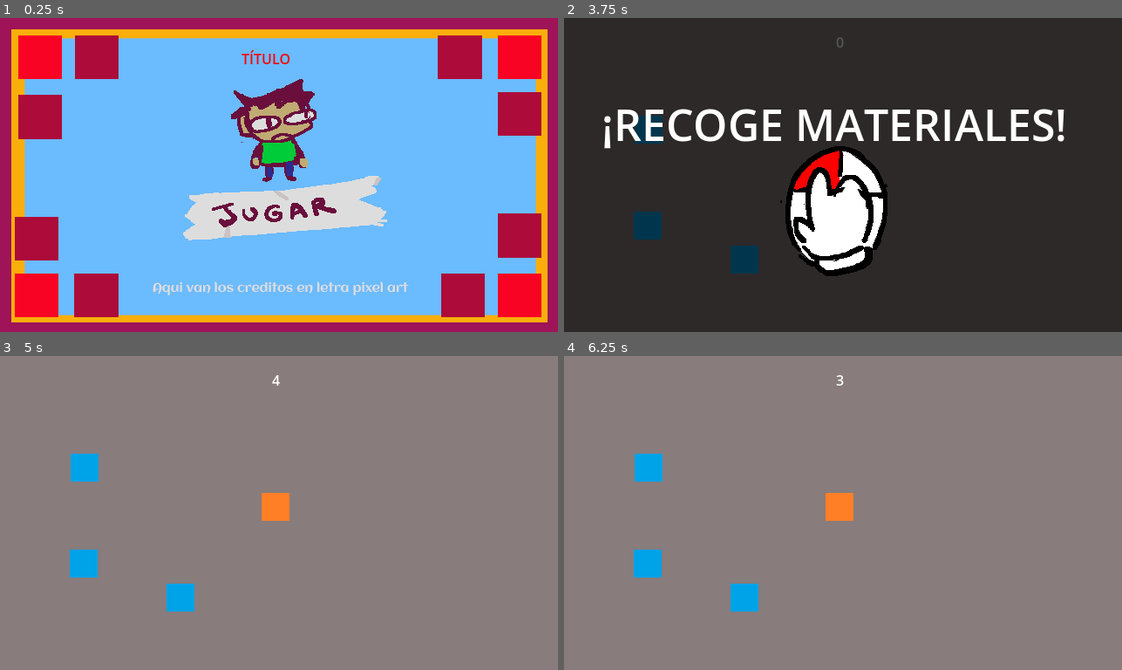
Above: before the commit, frames 1-4 (two rows, left to right).
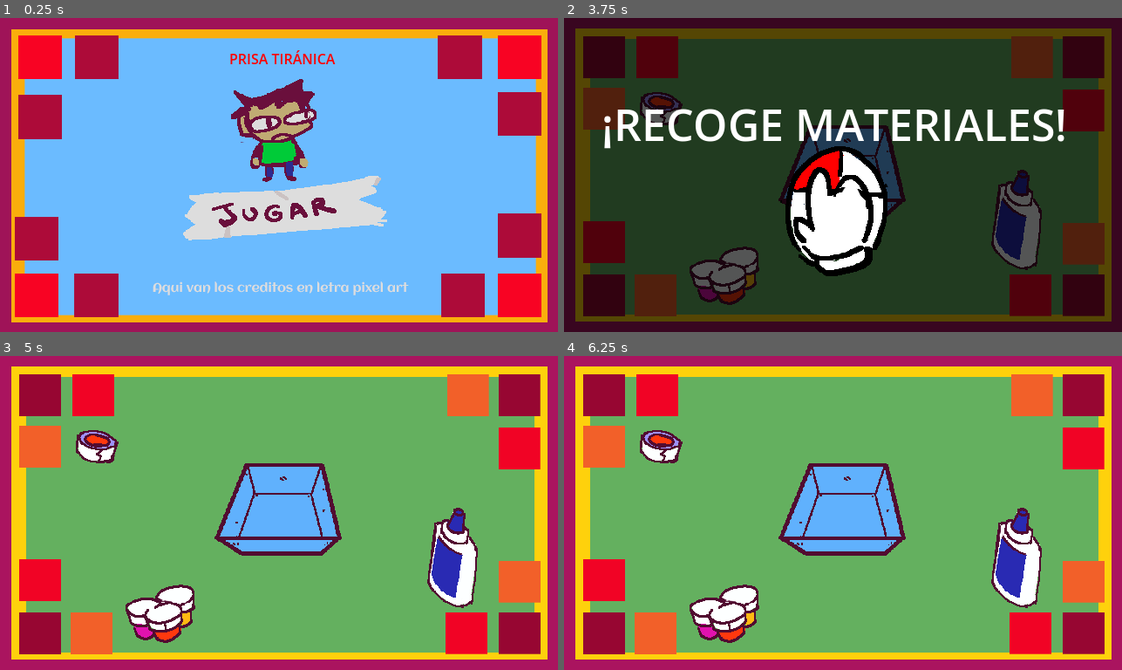
Above: after the commit, the same moments.

Repository: EricElMagenta/gamejammask2026
Game: Godot game, scene res://startmenu/startmenu.tscn
Two runs of this game, one before a commit and one after it. Both use one fixed random seed, a clock stepped at 60 frames per second and the inputs below.
Inputs (mouse positions are in pixels of both pictures, inside the frame that each line leads up to):
- Up to frame 1 (0.25 s): no input
- Up to frame 2 (3.75 s): click (848, 209) at 0.5 s; click (848, 209) at 1.25 s; click (820, 269) at 2 s; tap Enter (ui_accept) at 2.75, 3.02, 3.5 s; move the mouse to (965, 159) at 2.77 s; tap Space (presionar_tecla) at 2.85, 3.6 s; move the mouse to (731, 190) at 3.52 s
- Up to frame 3 (5 s): tap Enter (ui_accept) at 3.77 s; move the mouse to (334, 443) at 4.27 s; tap Space (presionar_tecla) at 4.35 s
- Up to frame 4 (6.25 s): tap Enter (ui_accept) at 5, 5.27, 6.02 s; move the mouse to (815, 575) at 5.02 s; tap Space (presionar_tecla) at 5.1, 5.85 s; move the mouse to (1010, 560) at 5.77 s

The runs differ from the first frame. In frame 1, 0.4% of the frame differs, in the area x 41-61%, y 10-15%; in frame 2, 37%; in frame 3, 100%, in the area x 0-100%, y 0-100%; in frame 4, 100%.

Commit message:
Agregados sprites y música

Diff:
--- a/assets/Scenes/level_1.gd
+++ b/assets/Scenes/level_1.gd
@@ -13,6 +13,8 @@
 
 func _ready():
 	time.text = str(timer.wait_time)
+	AudioManager.stop_music()
+	AudioManager.play_game_music()
 
 
 func _process(_delta):
@@ -26,7 +28,9 @@
 	if bolsa.score == SCORE_REQUIRED:
 		GameManager.total_score += 1
 		result_label.text = "ÉXITO"
+
 	else: result_label.text = "¡PERDEDOR!"
+
 	await get_tree().create_timer(1).timeout
 	get_tree().change_scene_to_packed(next_scene)
 
--- a/assets/Scenes/level_1.tscn
+++ b/assets/Scenes/level_1.tscn
@@ -1,18 +1,54 @@
-[gd_scene load_steps=13 format=3 uid="uid://c4568ccqddg6a"]
-
-[ext_resource type="Texture2D" uid="uid://hgxgi17npwe4" path="res://assets/Sprites/Bolsa.png" id="1_ggigl"]
+[gd_scene load_steps=18 format=3 uid="uid://c4568ccqddg6a"]
+
 [ext_resource type="Script" path="res://assets/Scenes/level_1.gd" id="1_kla56"]
-[ext_resource type="Texture2D" uid="uid://hqssot2vps20" path="res://assets/Sprites/Item.png" id="2_np4kn"]
 [ext_resource type="PackedScene" uid="uid://ddradf205mbgq" path="res://level_2/level_2.tscn" id="2_ocdra"]
 [ext_resource type="Script" path="res://assets/Scripts/item.gd" id="2_rkbga"]
 [ext_resource type="Script" path="res://assets/Scenes/bolsa.gd" id="2_vhles"]
+[ext_resource type="Texture2D" uid="uid://dtj58qrpi8g4q" path="res://assets/Fondo_Juego1.png" id="3_xfunq"]
+[ext_resource type="Texture2D" uid="uid://b651hg5ut27gs" path="res://assets/Caja.png" id="5_77tbx"]
+[ext_resource type="Texture2D" uid="uid://ceu7oaaop4f60" path="res://assets/Pegamento.png" id="7_4abme"]
 [ext_resource type="Texture2D" uid="uid://b3bbkppesg65l" path="res://assets/clickderecho.png" id="7_pbvbb"]
+[ext_resource type="Texture2D" uid="uid://d2dt30fy8tvv8" path="res://assets/scotch.png" id="8_swnxl"]
+[ext_resource type="Texture2D" uid="uid://b3ebl3f2daanw" path="res://assets/acrilicos.png" id="9_6s2bk"]
 
 [sub_resource type="RectangleShape2D" id="RectangleShape2D_4e7u4"]
-size = Vector2(32, 32)
+size = Vector2(128, 104)
+
+[sub_resource type="RectangleShape2D" id="RectangleShape2D_e5upe"]
+size = Vector2(56, 112)
+
+[sub_resource type="RectangleShape2D" id="RectangleShape2D_0us1i"]
+size = Vector2(40, 40)
 
 [sub_resource type="RectangleShape2D" id="RectangleShape2D_evs8o"]
-size = Vector2(32, 32)
+size = Vector2(80, 80)
+
+[sub_resource type="Animation" id="Animation_65ohk"]
+length = 0.001
+tracks/0/type = "value"
+tracks/0/imported = false
+tracks/0/enabled = true
+tracks/0/path = NodePath(".:modulate")
+tracks/0/interp = 1
+tracks/0/loop_wrap = true
+tracks/0/keys = {
+"times": PackedFloat32Array(0),
+"transitions": PackedFloat32Array(1),
+"update": 0,
+"values": [Color(0, 0, 0, 1)]
+}
+tracks/1/type = "value"
+tracks/1/imported = false
+tracks/1/enabled = true
+tracks/1/path = NodePath("CanvasLayer:visible")
+tracks/1/interp = 1
+tracks/1/loop_wrap = true
+tracks/1/keys = {
+"times": PackedFloat32Array(0),
+"transitions": PackedFloat32Array(1),
+"update": 1,
+"values": [true]
+}
 
 [sub_resource type="Animation" id="Animation_od4eo"]
 resource_name = "transition"
@@ -42,33 +78,6 @@
 "values": [true, false]
 }
 
-[sub_resource type="Animation" id="Animation_65ohk"]
-length = 0.001
-tracks/0/type = "value"
-tracks/0/imported = false
-tracks/0/enabled = true
-tracks/0/path = NodePath(".:modulate")
-tracks/0/interp = 1
-tracks/0/loop_wrap = true
-tracks/0/keys = {
-"times": PackedFloat32Array(0),
-"transitions": PackedFloat32Array(1),
-"update": 0,
-"values": [Color(0, 0, 0, 1)]
-}
-tracks/1/type = "value"
-tracks/1/imported = false
-tracks/1/enabled = true
-tracks/1/path = NodePath("CanvasLayer:visible")
-tracks/1/interp = 1
-tracks/1/loop_wrap = true
-tracks/1/keys = {
-"times": PackedFloat32Array(0),
-"transitions": PackedFloat32Array(1),
-"update": 1,
-"values": [true]
-}
-
 [sub_resource type="AnimationLibrary" id="AnimationLibrary_kdkxv"]
 _data = {
 "RESET": SubResource("Animation_65ohk"),
@@ -80,16 +89,19 @@
 script = ExtResource("1_kla56")
 next_scene = ExtResource("2_ocdra")
 
-[node name="ColorRect" type="ColorRect" parent="."]
-offset_right = 646.0
-offset_bottom = 369.0
-color = Color(0.533333, 0.486275, 0.486275, 1)
+[node name="FondoJuego1" type="Sprite2D" parent="."]
+position = Vector2(320, 180)
+texture = ExtResource("3_xfunq")
+metadata/_edit_lock_ = true
+
+[node name="BG" type="Sprite2D" parent="."]
 
 [node name="Timer" type="Timer" parent="."]
 wait_time = 5.0
 one_shot = true
 
 [node name="ResultLabel" type="Label" parent="."]
+visible = false
 offset_left = 296.0
 offset_top = 66.0
 offset_right = 336.0
@@ -98,6 +110,7 @@
 
 [node name="Time" type="Label" parent="."]
 unique_name_in_owner = true
+visible = false
 offset_left = 312.0
 offset_top = 16.0
 offset_right = 352.0
@@ -113,21 +126,25 @@
 script = ExtResource("2_vhles")
 
 [node name="Sprite2D" type="Sprite2D" parent="Bolsa"]
-texture = ExtResource("1_ggigl")
+position = Vector2(4, 3)
+scale = Vector2(0.596447, 0.596447)
+texture = ExtResource("5_77tbx")
 
 [node name="CollisionShape2D" type="CollisionShape2D" parent="Bolsa"]
+position = Vector2(4, -1)
 shape = SubResource("RectangleShape2D_4e7u4")
 
 [node name="Item" type="Area2D" parent="."]
-position = Vector2(97, 128)
+position = Vector2(520, 232)
 script = ExtResource("2_rkbga")
 metadata/_edit_group_ = true
 
 [node name="Sprite2D" type="Sprite2D" parent="Item"]
-texture = ExtResource("2_np4kn")
+texture = ExtResource("7_4abme")
 
 [node name="CollisionShape2D" type="CollisionShape2D" parent="Item"]
-shape = SubResource("RectangleShape2D_evs8o")
+position = Vector2(3, 0)
+shape = SubResource("RectangleShape2D_e5upe")
 
 [node name="Button" type="Button" parent="Item"]
 modulate = Color(1, 1, 1, 0)
@@ -137,15 +154,16 @@
 offset_bottom = 17.0
 
 [node name="Item2" type="Area2D" parent="."]
-position = Vector2(96, 238)
+position = Vector2(112, 104)
 script = ExtResource("2_rkbga")
 metadata/_edit_group_ = true
 
 [node name="Sprite2D" type="Sprite2D" parent="Item2"]
-texture = ExtResource("2_np4kn")
+texture = ExtResource("8_swnxl")
 
 [node name="CollisionShape2D" type="CollisionShape2D" parent="Item2"]
-shape = SubResource("RectangleShape2D_evs8o")
+scale = Vector2(1, 1)
+shape = SubResource("RectangleShape2D_0us1i")
 
 [node name="Button" type="Button" parent="Item2"]
 modulate = Color(1, 1, 1, 0)
@@ -155,12 +173,12 @@
 offset_bottom = 17.0
 
 [node name="Item3" type="Area2D" parent="."]
-position = Vector2(207, 277)
+position = Vector2(184, 296)
 script = ExtResource("2_rkbga")
 metadata/_edit_group_ = true
 
 [node name="Sprite2D" type="Sprite2D" parent="Item3"]
-texture = ExtResource("2_np4kn")
+texture = ExtResource("9_6s2bk")
 
 [node name="CollisionShape2D" type="CollisionShape2D" parent="Item3"]
 shape = SubResource("RectangleShape2D_evs8o")
--- /dev/null
+++ b/audio_manager.gd
@@ -0,0 +1,33 @@
+extends Node
+
+@onready var music = $Music
+var current_music : String
+var music_index = 0
+
+func change_song(new_music:String):
+
+    if current_music != new_music:
+        current_music = new_music
+        music.stream = load("res://audio/" + new_music + ".ogg")
+        music.play()
+    else:
+        return
+
+
+func play_music():
+    $Music.play()
+
+func play_game_music():
+    $GameMusic.play()
+
+func stop_music():
+    $Music.stop()
+
+func stop_game_music():
+    $GameMusic.stop()
+
+func play_victory():
+    $Victory.play()
+
+func play_defeat():
+    $Defeat.play()
--- /dev/null
+++ b/audio_manager.tscn
@@ -0,0 +1,27 @@
+[gd_scene load_steps=6 format=3 uid="uid://dg1f4vucwlm5g"]
+
+[ext_resource type="Script" path="res://audio_manager.gd" id="1_iiwig"]
+[ext_resource type="AudioStream" uid="uid://bvy6lrhfxbx5n" path="res://audio/GGJ 2026_loose_test_1.ogg" id="2_lk0i2"]
+[ext_resource type="AudioStream" uid="uid://7b7fqu12h2t" path="res://audio/GGJ 2026_victory_test_1.ogg" id="3_mbnuf"]
+[ext_resource type="AudioStream" uid="uid://bfr8sb5npvb6g" path="res://audio/main_theme.ogg" id="4_5b3je"]
+[ext_resource type="AudioStream" uid="uid://duka2l323hkk6" path="res://audio/mini_games.ogg" id="5_jd3ly"]
+
+[node name="AudioManager" type="Node"]
+script = ExtResource("1_iiwig")
+
+[node name="Defeat" type="AudioStreamPlayer" parent="."]
+stream = ExtResource("2_lk0i2")
+bus = &"SFX"
+
+[node name="Victory" type="AudioStreamPlayer" parent="."]
+stream = ExtResource("3_mbnuf")
+bus = &"SFX"
+
+[node name="Music" type="AudioStreamPlayer" parent="."]
+stream = ExtResource("4_5b3je")
+volume_db = -5.0
+bus = &"Music"
+
+[node name="GameMusic" type="AudioStreamPlayer" parent="."]
+stream = ExtResource("5_jd3ly")
+volume_db = -5.0
--- /dev/null
+++ b/default_bus_layout.tres
@@ -0,0 +1,15 @@
+[gd_resource type="AudioBusLayout" format=3 uid="uid://boagb8r4a4l5r"]
+
+[resource]
+bus/1/name = &"Music"
+bus/1/solo = false
+bus/1/mute = false
+bus/1/bypass_fx = false
+bus/1/volume_db = 0.0
+bus/1/send = &"Master"
+bus/2/name = &"SFX"
+bus/2/solo = false
+bus/2/mute = false
+bus/2/bypass_fx = false
+bus/2/volume_db = 0.0
+bus/2/send = &"Master"
--- a/ending/end.gd
+++ b/ending/end.gd
@@ -5,8 +5,15 @@
 const GOOD_ENDING_SCORE = 4
 
 func _ready():
-	if GameManager.total_score == GOOD_ENDING_SCORE: bg.frame = 0
-	else: bg.frame = 1
+	AudioManager.stop_game_music()
+	if GameManager.total_score == GOOD_ENDING_SCORE:
+		bg.frame = 0
+		AudioManager.play_victory()
+
+	else:
+		bg.frame = 1
+		AudioManager.play_defeat()
+
 
 func _on_button_pressed():
 	get_tree().change_scene_to_file("res://startmenu/startmenu.tscn")
--- a/level_2/level_2.tscn
+++ b/level_2/level_2.tscn
@@ -1,8 +1,9 @@
-[gd_scene load_steps=9 format=3 uid="uid://ddradf205mbgq"]
+[gd_scene load_steps=10 format=3 uid="uid://ddradf205mbgq"]
 
 [ext_resource type="Script" path="res://level_2/level_2.gd" id="1_5iwyr"]
 [ext_resource type="PackedScene" uid="uid://buk51jax2gxuj" path="res://Level_3/dressup.tscn" id="2_o6gs2"]
 [ext_resource type="PackedScene" uid="uid://cocot8x4dtxs" path="res://level_2/dragable_piece.tscn" id="2_ryf2p"]
+[ext_resource type="Texture2D" uid="uid://dtj58qrpi8g4q" path="res://assets/Fondo_Juego1.png" id="3_xwgqi"]
 [ext_resource type="PackedScene" uid="uid://dfxn8amk86irv" path="res://level_2/fillable_area.tscn" id="4_4466f"]
 [ext_resource type="Texture2D" uid="uid://dfw67n4bbwp3d" path="res://assets/desplazamientodemausse.png" id="5_adiec"]
 
@@ -96,10 +97,9 @@
 script = ExtResource("1_5iwyr")
 next_scene = ExtResource("2_o6gs2")
 
-[node name="ColorRect" type="ColorRect" parent="."]
-offset_right = 646.0
-offset_bottom = 369.0
-color = Color(0.533333, 0.486275, 0.486275, 1)
+[node name="Sprite2D" type="Sprite2D" parent="."]
+position = Vector2(320, 180)
+texture = ExtResource("3_xwgqi")
 
 [node name="DragablePiece" parent="." instance=ExtResource("2_ryf2p")]
 position = Vector2(272, 176)
@@ -110,6 +110,7 @@
 
 [node name="Time" type="Label" parent="."]
 unique_name_in_owner = true
+visible = false
 offset_left = 296.0
 offset_right = 336.0
 offset_bottom = 23.0
@@ -119,6 +120,7 @@
 one_shot = true
 
 [node name="ResultLabel" type="Label" parent="."]
+visible = false
 offset_left = 263.0
 offset_top = 146.0
 offset_right = 303.0
--- a/project.godot
+++ b/project.godot
@@ -22,6 +22,7 @@
 [autoload]
 
 GameManager="*res://GameManager.gd"
+AudioManager="*res://audio_manager.tscn"
 
 [display]
 
--- a/startmenu/startmenu.gd
+++ b/startmenu/startmenu.gd
@@ -3,12 +3,15 @@
 @export var next_scene:PackedScene
 @onready var bg = $Background
 @onready var next_game_btn = $Background/NextGameBtn
+@onready var title_label = $Background/Title
 
 func _ready():
+	AudioManager.play_music()
 	GameManager.total_score = 0
 	bg.frame = 0
 
 func _on_button_pressed():
+	title_label.visible = false
 	bg.frame = 1
 	next_game_btn.disabled = false
 
--- a/startmenu/startmenu.tscn
+++ b/startmenu/startmenu.tscn
@@ -12,15 +12,14 @@
 position = Vector2(320, 180)
 texture = ExtResource("2_afofu")
 hframes = 2
-frame = 1
 
 [node name="Title" type="Label" parent="Background"]
-offset_left = -42.7903
+offset_left = -57.0
 offset_top = -145.227
-offset_right = 14.2097
+offset_right = 65.0
 offset_bottom = -122.227
 theme_override_colors/font_color = Color(1, 0, 0, 1)
-text = "TÍTULO"
+text = "PRISA TIRÁNICA"
 
 [node name="StartButton" type="Button" parent="Background"]
 self_modulate = Color(1, 1, 1, 0)
Binary file added: assets/Caja.png
Not shown, added: assets/Caja.png.import
Binary file added: assets/Fondo_Juego1.png
Not shown, added: assets/Fondo_Juego1.png.import
Binary file added: assets/Notlabubu.png
Not shown, added: assets/Notlabubu.png.import
Binary file added: assets/Pegamento.png
Not shown, added: assets/Pegamento.png.import
Binary file added: assets/acrilicos.png
Not shown, added: assets/acrilicos.png.import
Binary file added: assets/chocolate.png
Not shown, added: assets/chocolate.png.import
(and 14 more such lines)
